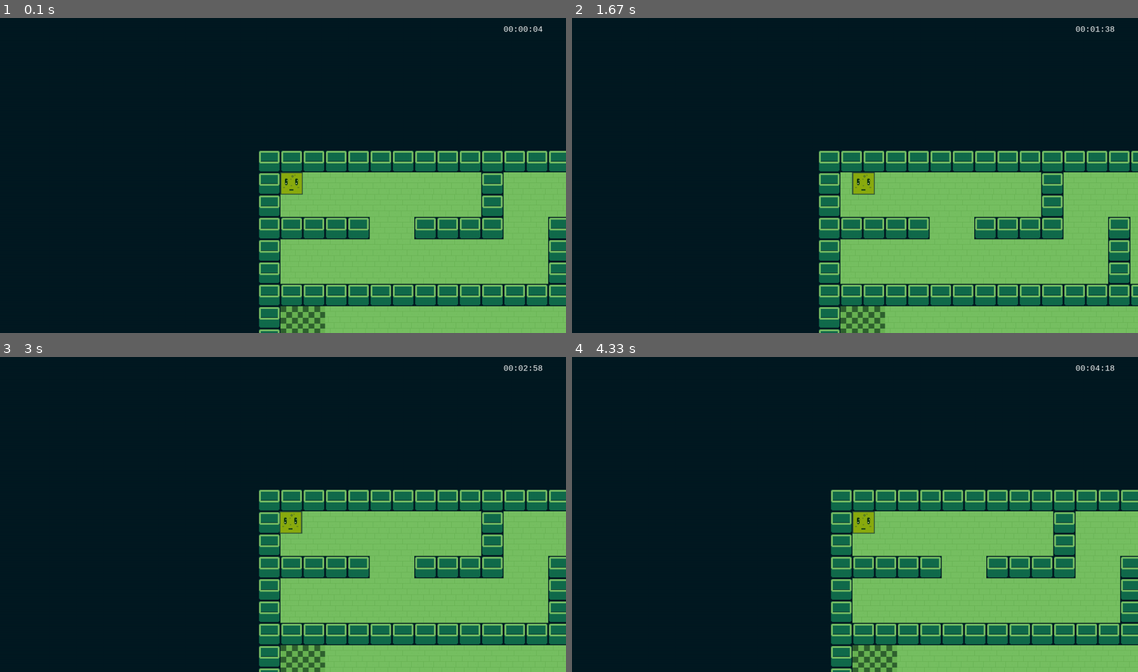
Above: before the commit, frames 1-4 (two rows, left to right).
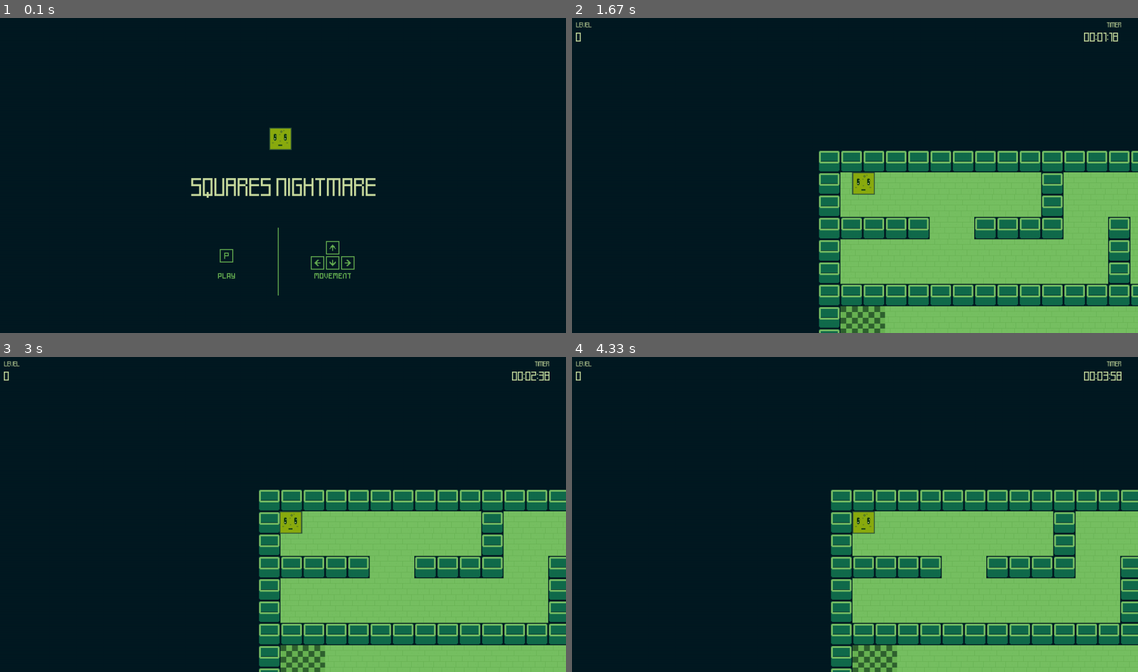
Above: after the commit, the same moments.

Repository: YousefIbrahimkhil/pygame
Game: pygame game, started from game.py
Same seed, same stepped clock (60 frames per second), same inputs: the game is played once before the commit and once after it.
Inputs:
- Up to frame 1 (0.1 s): no input
- Up to frame 2 (1.67 s): hold P 0.33-0.8 s; tap W at 0.83 s; hold Right 1.17-1.63 s
- Up to frame 3 (3 s): hold Up 1.67-1.97 s; hold Right 2-2.47 s; hold Left from 2.5 s (still down)
- Up to frame 4 (4.33 s): release Left at 3.03 s; hold Down 3.07-3.37 s; hold Left 3.4-3.8 s; hold Up 3.83-4.2 s; hold Right from 4.23 s (still down)

The runs differ from the first frame. In frame 1, 31% of the frame differs, in the area x 33-100%, y 2-100%; in frame 2, 0.2%; in frame 3, 0.2%; in frame 4, 0.2%.

Commit message:
Updated Game Level & Audio

Diff:
--- a/game.py
+++ b/game.py
@@ -3,8 +3,11 @@
 from PIL import Image
 
 pygame.init()
+
+# GLOBAL VARIABLES
 screen = pygame.display.set_mode((1280, 720))
 clock = pygame.time.Clock()
+started = False
 running = True
 paused = False
 dt = 0
@@ -16,73 +19,158 @@
 row = 0
 starting_x = 0
 starting_y = 0
-font = pygame.font.SysFont('Consolas', 20)
 counter = 0
 text = ""
 seconds = 0
 minutes = 0
-
-#Textures
+width = 0
+height = 0
+win = False
+current_level = 0
+max_level = 1
+finished = False
+
+# FONTS
+font_min = pygame.font.Font('ken_fonts/kenpixel_high_square.ttf', 20)
+font_large = pygame.font.Font('ken_fonts/kenpixel_high_square.ttf', 35)
+font_extralarge = pygame.font.Font('ken_fonts/kenpixel_high_square.ttf', 70)
+
+# TEXTURES
 wallTexture = pygame.image.load('wall.png')
 floorTexture = pygame.image.load('floor.png')
 playerTexture = pygame.image.load('player.png')
 checkpointTexture = pygame.image.load('checkpoint.png')
-
+finishedTexture = pygame.image.load('finished.png')
+finishedTexture = pygame.transform.scale(finishedTexture, (400, 300))
+menuTexture = pygame.image.load('menu.png')
+menuTexture = pygame.transform.scale(menuTexture, (400, 200))
+
+# MUSIC
+mixer.init()
+mixer.music.set_volume(0.7)
+mixer.music.load("menu.mp3")
+mixer.music.play()
+
+# SOUND EFFECTS
+sound_effect = pygame.mixer.Sound('pop.ogg')
+sound_win = pygame.mixer.Sound('winner.ogg')
+
+# USER EVENT
 pygame.time.set_timer(pygame.USEREVENT, 1)
-
-
-mixer.init()
-mixer.music.load("music-0.mp3")
-mixer.music.set_volume(0.7)
-mixer.music.play()
-
-sound_effect = pygame.mixer.Sound('pop.ogg')
-
-
 
 def rectangle(start_x, start_y, size):
     x = start_x-(size/2)
     y = start_y-(size/2)
     return pygame.Rect(x, y, size, size)
 
-with Image.open("level-0.png") as im:
-    (width, height) = (im.width, im.height)
-    pixels = list(im.getdata())
-
-for x in pixels:
-    if x == (168, 230, 29, 255):
-        starting_x = count * size
-        starting_y = row * size
-    count += 1
-    if count > width - 1:
-        count = 0
-        row += 1
-
-player_pos = rectangle(starting_x + (size / 2), starting_y + (size / 2), size)
-
-surface = pygame.Surface((width * size, height * size))
+
+def load_level(level):
+    # SPECIFY THE GLOBAL VARIABLES
+    global starting_x
+    global starting_y
+    global count
+    global row
+    global player_pos
+    global surface
+    global menu
+    global pixels
+    global width
+    global height
+    global paused
+    global speed
+    global direction
+    global win
+
+    # RESET THE COUNT FOR PLAYER POSITON
+    count = 0
+    row = 0
+
+    # FIND THE STARTING POINT
+    with Image.open("level-" + str(level) + ".png") as im:
+        (width, height) = (im.width, im.height)
+        pixels = list(im.getdata())
+    for x in pixels:
+        if x == (166, 230, 29, 255) or x == (168, 230, 29, 255):
+            starting_x = count * size
+            starting_y = row * size
+        count += 1
+        if count > width - 1:
+            count = 0
+            row += 1
+
+    # SET THE STARTING POINT FOR THE PLAYER
+    player_pos = rectangle(starting_x + (size / 2), starting_y + (size / 2), size)
+
+    # RESET THE DEFAULT VALUES
+    speed = 10
+    direction = "right"
+    surface = pygame.Surface((width * size, height * size))
+    paused = False
+    win = False
+
+
+def reset_game():
+    # RESET GLOBAL VARIABLES
+    global text
+    global counter
+    global seconds
+    global minutes
+    global height
+    global width
+    global started
+    global running
+    global finished
+    global current_level
+    global mixer
+
+    # SET MUSIC
+    mixer.music.stop()
+    mixer.music.load("music-0.mp3")
+    mixer.music.play()
+
+    counter = 0
+    text = "00:00:00"
+    seconds = 0
+    minutes = 0
+    width = 0
+    height = 0
+    started = True
+    running = True
+    win = False
+    finished = False
+    current_level = 0
+    load_level(current_level)
 
 while running:
     for event in pygame.event.get():
         if event.type == pygame.QUIT:
             running = False
         if event.type == pygame.USEREVENT:
-            counter += 1
-            milliseconds = 60 * (counter / 1000)
-            if counter > 1000:
-                seconds += 1
-                counter = 0
-                milliseconds = 0
-            if seconds > 59:
-                minutes += 1
-                seconds = 0
-            text = str(minutes).zfill(2) + ":" + str(seconds).zfill(2) + ":" + str(int(milliseconds)).zfill(2)
-
-    if paused == False:
+            if started:
+                counter += 1
+                milliseconds = 60 * (counter / 1000)
+                if counter > 1000:
+                    seconds += 1
+                    counter = 0
+                    milliseconds = 0
+                if seconds > 59:
+                    minutes += 1
+                    seconds = 0
+                text = str(minutes).zfill(2) + ":" + str(seconds).zfill(2) + ":" + str(int(milliseconds)).zfill(2)
+
+    keys = pygame.key.get_pressed()
+    if keys[pygame.K_p] and finished:
+        reset_game()
+
+    if paused == False and started:
 
         screen.fill((3,26,34))
         surface.fill((3,26,34))
-        screen.blit(font.render(text, True, (255, 255, 255)), (screen.get_width()-140, 30))
+
+        screen.blit(font_min.render("TIMER", True, (202, 220, 159)), (screen.get_width()-70, 20))
+        screen.blit(font_min.render("LEVEL", True, (202, 220, 159)), (20, 20))
+        screen.blit(font_large.render(str(current_level), True, (202, 220, 159)), (20, 40))
+        screen.blit(font_large.render(text, True, (202, 220, 159)), (screen.get_width()-121, 40))
 
         count = 0
         row = 0
@@ -96,7 +184,7 @@
                 level.append(level_rect)
                 pygame.draw.rect(surface, (255,255,255,0), level_rect)
                 surface.blit(wallTexture, (count * size, row * size))
-            elif x == (237, 28, 36, 255):
+            elif x == (237, 28, 35, 255):
                 level_rect = rectangle(count * size + (size / 2), row * size + (size / 2), size)
                 level.append(level_rect)
                 pygame.draw.rect(surface, (0,0,0,0), level_rect)
@@ -116,13 +204,20 @@
             if this_collide and pixels[index] == (0,0,0,255):
                 sound_effect.play()
                 collide = True
-            elif this_collide and pixels[index] == (237,28,36,255):
-                print('YOU WON!')
-                paused = True
+            elif this_collide and pixels[index] == (237,28,35,255):
+                if win != True:
+                    win = True
+                    paused = True
+                    if(current_level != max_level):
+                        current_level += 1
+                        print("Loading: " + str(current_level))
+                        load_level(current_level)
+                    else:
+                        finished = True
+                        print("You Won")
 
         player = pygame.draw.rect(surface, (49, 86, 57, 0), player_pos)
 
-        keys = pygame.key.get_pressed()
         if keys[pygame.K_w] or keys[pygame.K_UP]:
             direction = "up"
         if keys[pygame.K_s] or keys[pygame.K_DOWN]:
@@ -144,13 +239,50 @@
         speed += 1
         surface.blit(playerTexture, player_pos)
 
-        if collide:
+        if collide and paused == False:
             player_pos = rectangle(starting_x + (size / 2), starting_y + (size / 2), size)
             speed = 10
             direction = "right"
 
         screen.blit(surface, ((screen.get_width() / 2) - player_pos.x, (screen.get_height() / 2) - player_pos.y))
+
+        if finished:
+
+            sound_win.play()
+            mixer.music.stop()
+
+            with Image.open("finished.png") as im:
+                (finished_width, finished_height) = (im.width, im.height)
+            menu = pygame.Surface((400, 300))
+            menu.blit(finishedTexture, (0,0))
+
+            text_win = font_large.render("YOU'RE FREE", True, (15, 56, 15))
+            text_win_rect = text_win.get_rect(center=(menu.get_width()/2, 70))
+            menu.blit(text_win, text_win_rect)
+
+            text_time = font_extralarge.render(str(minutes).zfill(2) + ":" + str(seconds).zfill(2) + ":" + str(int(milliseconds)).zfill(2), True, (15, 56, 15))
+            text_time_rect = text_time.get_rect(center=(menu.get_width()/2, 120))
+            menu.blit(text_time, text_time_rect)
+
+            text_time_label = font_min.render("C O M P L E T I O N  T I M E", True, (15, 56, 15))
+            text_time_label_rect = text_time_label.get_rect(center=(menu.get_width()/2, 170))
+            menu.blit(text_time_label, text_time_label_rect)
+
+            # menu.blit(playerTexture, ((menu.get_width() / 2) - 25, -25))
+
+            screen.blit(menu, ((screen.get_width() / 2) - finished_width, (screen.get_height() / 2) - finished_height))
+
         pygame.display.flip()
         dt = clock.tick(60) / 1000
+    elif started == False:
+        if keys[pygame.K_p]:
+            reset_game()
+        screen.fill((3,26,34))
+        screen.blit(font_extralarge.render("SQUARES NIGHTMARE", True, (202, 220, 159)), ((screen.get_width() / 2) - 200, screen.get_height() / 2))
+        screen.blit(playerTexture, ((screen.get_width() / 2) - 25, (screen.get_height() / 2) - 100))
+        screen.blit(menuTexture, ((screen.get_width() / 2) - 200, (screen.get_height() / 2) + 100))
+        pygame.display.flip()
+        dt = clock.tick(60) / 1000
+
 
 pygame.quit()
Binary file added: finished.png
Binary file added: ken_fonts/kenpixel.ttf
Binary file added: ken_fonts/kenpixel_blocks.ttf
Binary file added: ken_fonts/kenpixel_future.ttf
Binary file added: ken_fonts/kenpixel_future_square.ttf
Binary file added: ken_fonts/kenpixel_high.ttf
Binary file added: ken_fonts/kenpixel_high_square.ttf
Binary file added: ken_fonts/kenpixel_mini.ttf
Binary file added: ken_fonts/kenpixel_mini_square.ttf
Binary file added: ken_fonts/kenpixel_square.ttf
Binary file added: ken_fonts/kenvector_future.ttf
Binary file added: ken_fonts/kenvector_future_thin.ttf
(and 7 more such lines)
